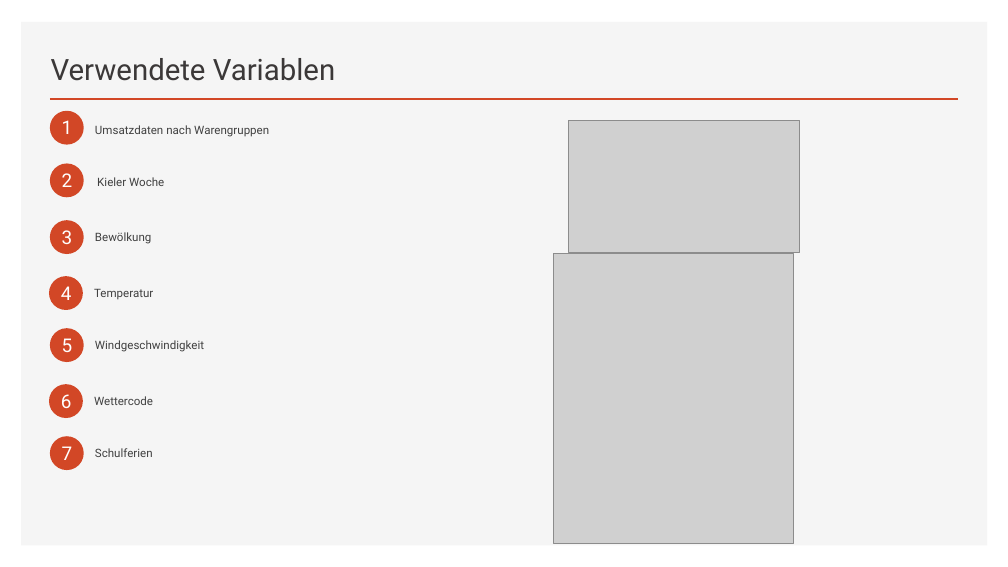
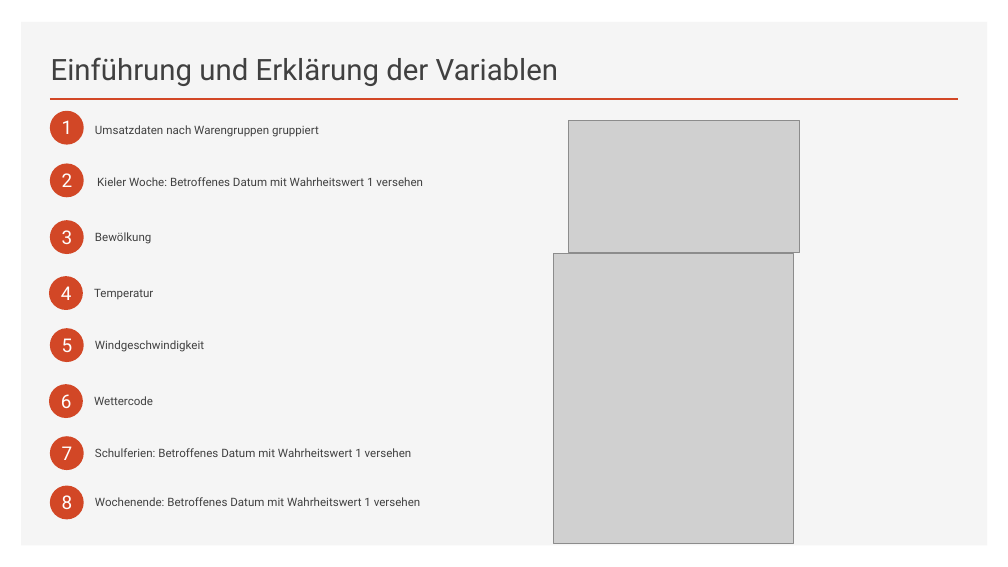
Before and after one commit to annapuu/gruppe3, a slide deck: slide 3 of 4_Presentation/Präsentation.pptx. Drawn at 1008x567 pixels with LibreOffice and Linux fonts; fonts in the diff are those of the drawing; grey boxes stand for pictures. Boxes give left, top, right and bottom in pixels: in the first picture for what was removed or moved away, otherwise in the second. Text is boxed around its words. In the diff, an @@ line names an element or a change of style, - is before the commit and + after.

Commit message:
updated presentation

```diff
--- a/4_Presentation/Präsentation.pptx
+++ b/4_Presentation/Präsentation.pptx
@@ title at [51,57,558,86]: text changed; text colour #3B3838 to #404040 @@
-Verwendete Variablen
+Einführung und Erklärung der Variablen
@@ text at [95,125,319,137]: text changed @@
-Umsatzdaten nach Warengruppen
+Umsatzdaten nach Warengruppen gruppiert
@@ text at [97,177,423,186]: text changed @@
-Kieler Woche
+Kieler Woche: Betroffenes Datum mit Wahrheitswert 1 versehen
@@ text at [95,448,412,457]: text changed @@
-Schulferien
+Schulferien: Betroffenes Datum mit Wahrheitswert 1 versehen
@@ ellipse added at [50,485,84,520], fill #D24726 @@
@@ text added at [62,495,73,509], 18 pt, text #FFFFFF @@
+8
@@ text added at [95,497,421,506], 11 pt, text #404040 @@
+Wochenende: Betroffenes Datum mit Wahrheitswert 1 versehen
```
Also in this commit, not shown: 1 other slide changed, 1 slide added, 1 slide removed.
